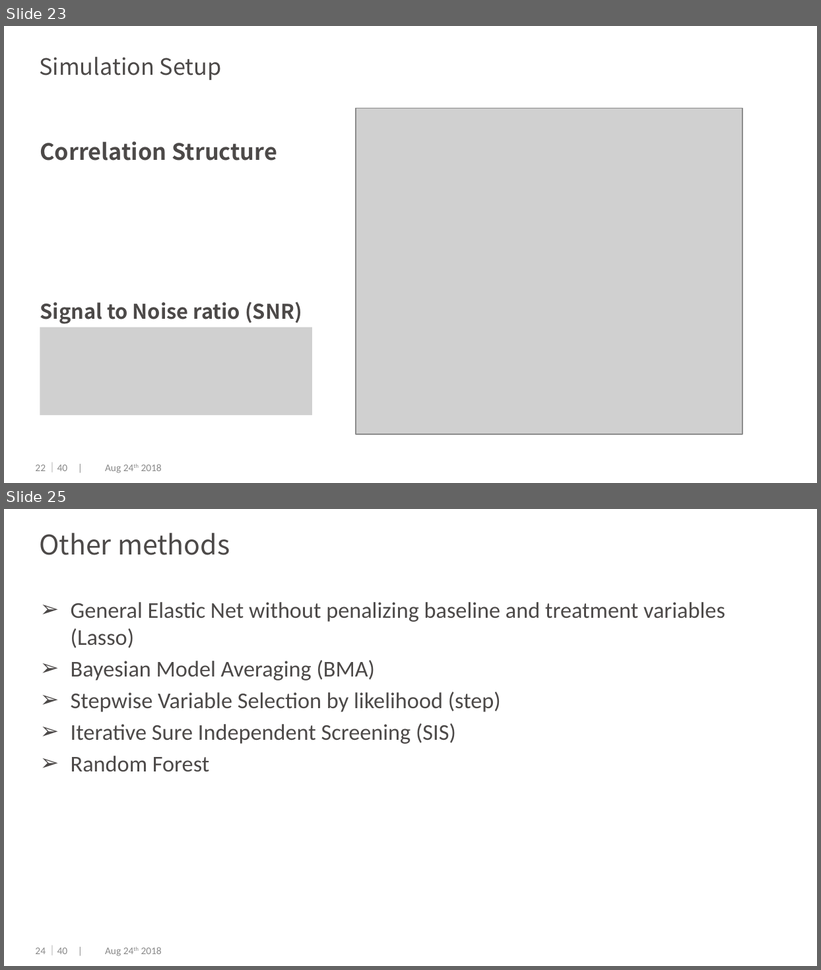
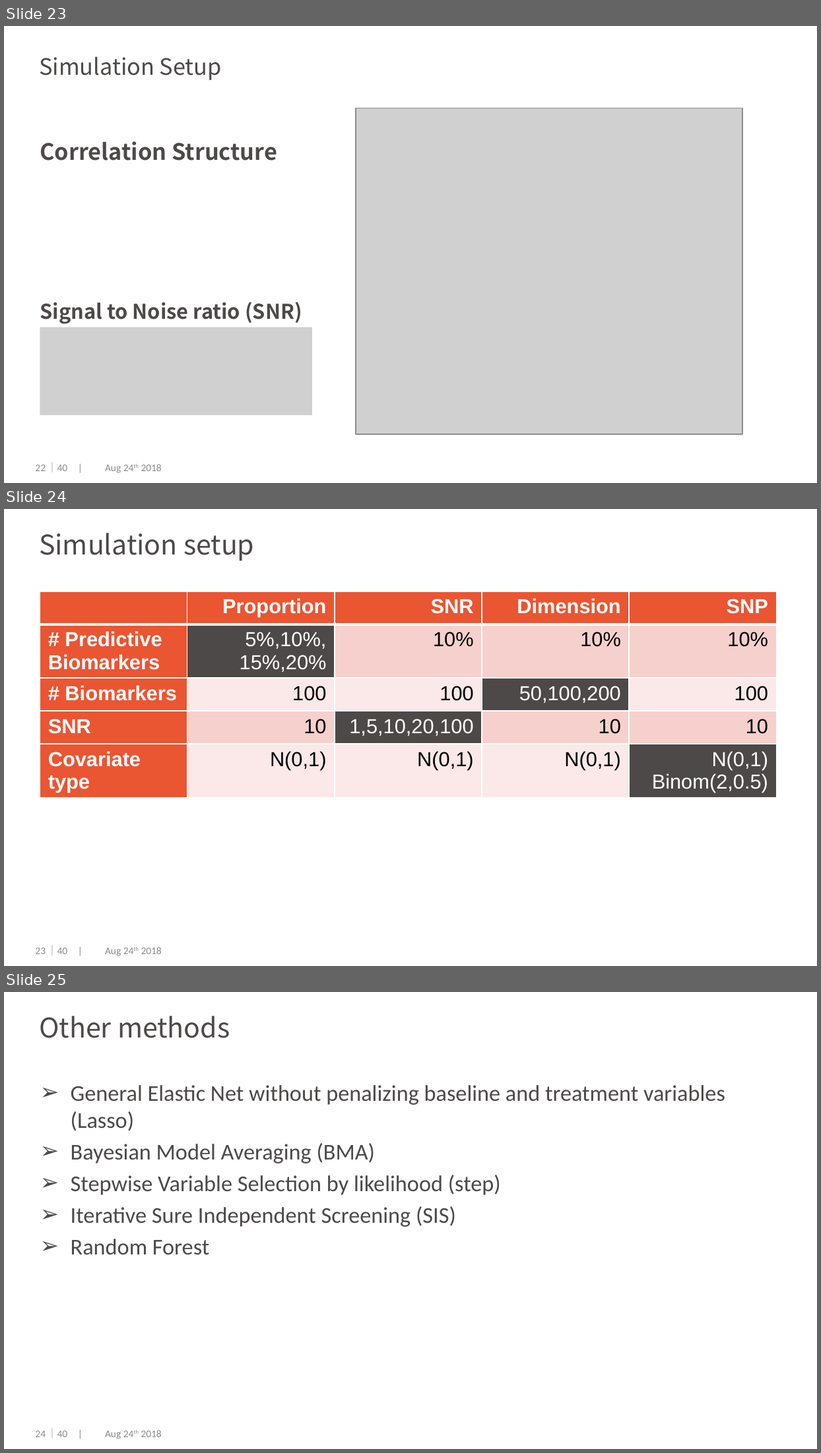
Before and after one commit to dengwx11/GroupLasso, a slide deck: manu & slides/Final.pptx. Shown one above the other, each under a label of ours: slides 23 and 25 before the commit, slides 23, 24 and 25 after it; the slides between them are not shown. The pictures are 821x970 and 821x1453 pixels, drawn with LibreOffice and Linux fonts; fonts in the diff are those of the drawing; grey boxes stand for pictures; background and template pictures are left out. Boxes give left, top, right and bottom in pixels: in the first picture for what was removed or moved away, otherwise in the second. Text is boxed around its words. In the diff, an @@ line names an element or a change of style, - is before the commit and + after.

```diff
--- a/manu & slides/Final.pptx
+++ b/manu & slides/Final.pptx
@@ slide 24 added at (4,509,817,966), background #FFFFFF @@
@@ title added at (39,533,254,561), 24 pt, text #4C4948 @@
+Simulation setup
@@ table added at (40,591,776,804), 5 rows, 5 columns @@
+ | Proportion | SNR | Dimension | SNP
+# Predictive Biomarkers | 5%,10%, 15%,20% | 10% | 10% | 10%
+# Biomarkers | 100 | 100 | 50,100,200 | 100
+SNR | 10 | 1,5,10,20,100 | 10 | 10
+Covariate type | N(0,1) | N(0,1) | N(0,1) | N(0,1) Binom(2,0.5)
@@ page number added at (35,948,46,955), 9 pt, text #898989 @@
+23
@@ text added at (47,946,162,956), 9 pt, text #898989 @@
+｜40 | Aug 24th 2018
```
Also in this commit, not shown: 3 slides changed, 1 slide removed, 1 other file.
